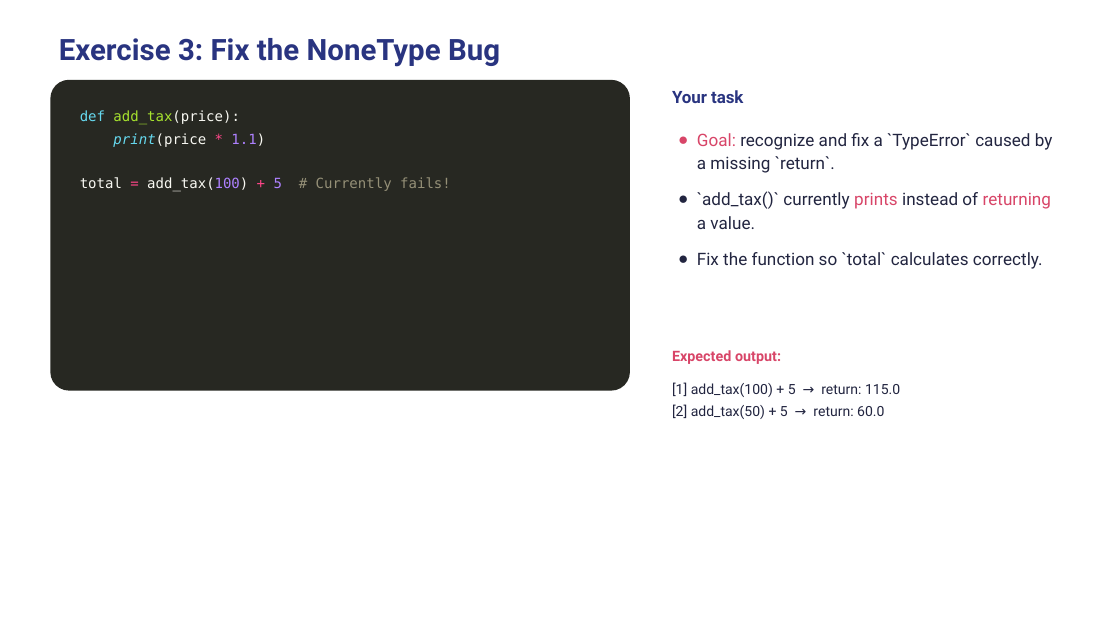
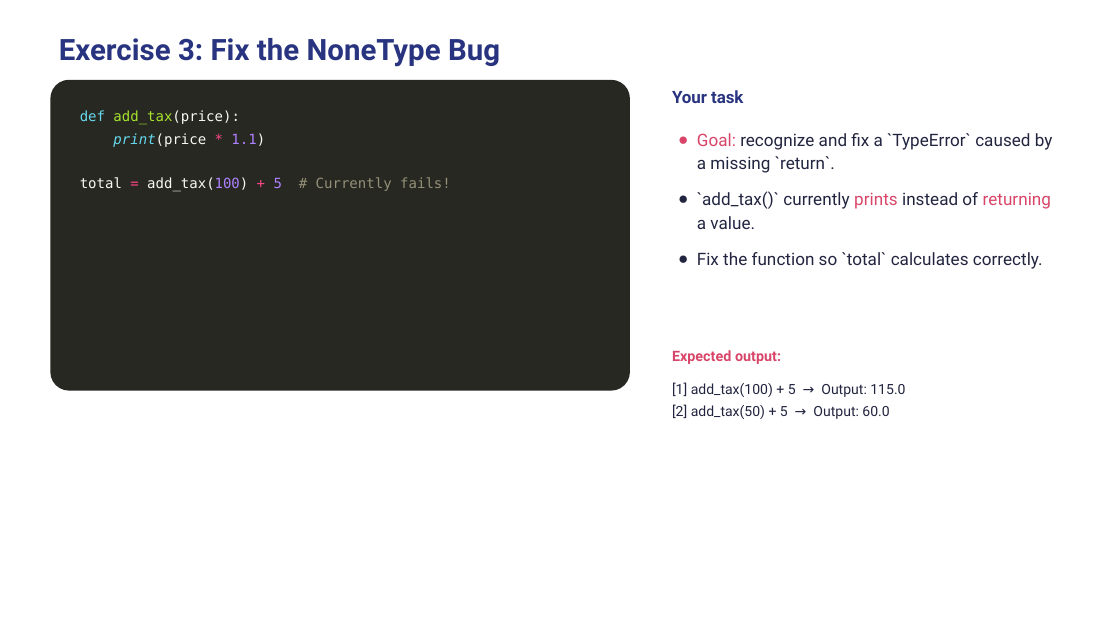
Before and after one commit to wg-training/wg-python-for-data-science-fundamental, a slide deck: slide 21 of slides/09 - Functions.pptx (slide 20 before the commit). Drawn at 1120x630 pixels with LibreOffice and Linux fonts; fonts in the diff are those of the drawing. Boxes give left, top, right and bottom in pixels: in the first picture for what was removed or moved away, otherwise in the second. Text is boxed around its words. In the diff, an @@ line names an element or a change of style, - is before the commit and + after.

```diff
--- a/slides/09 - Functions.pptx
+++ b/slides/09 - Functions.pptx
@@ text at (672, 382, 905, 419): text changed @@
-[1] add_tax(100) + 5 → return: 115.0
-[2] add_tax(50) + 5 → return: 60.0
+[1] add_tax(100) + 5 → Output: 115.0
+[2] add_tax(50) + 5 → Output: 60.0
```
Also in this commit, not shown: 11 other slides changed, 3 slides added, 3 slides removed, 3 other files.
